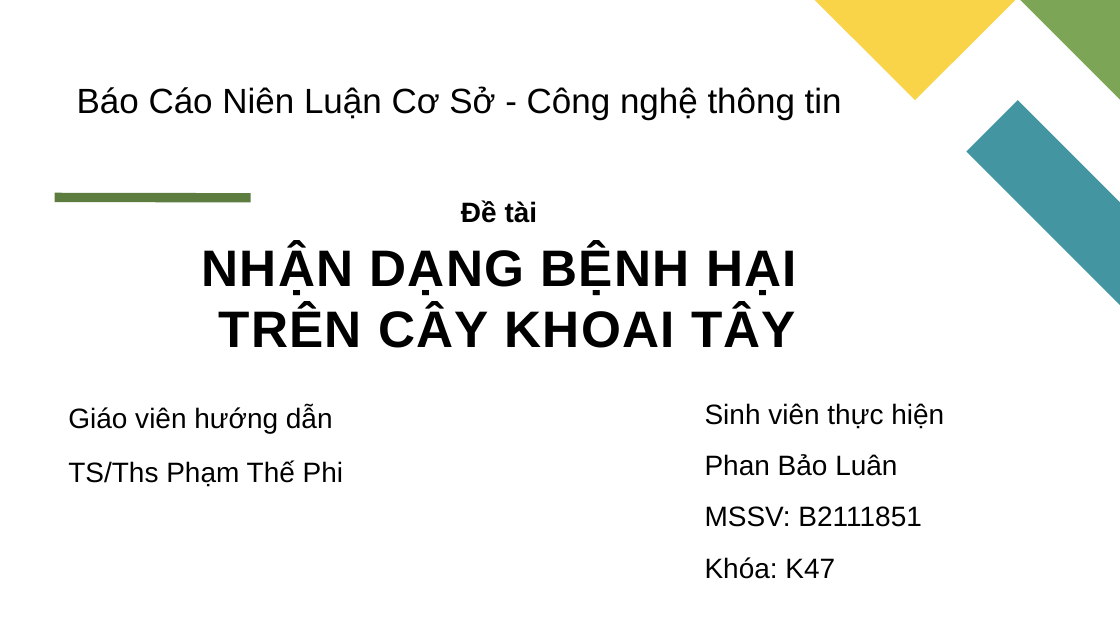
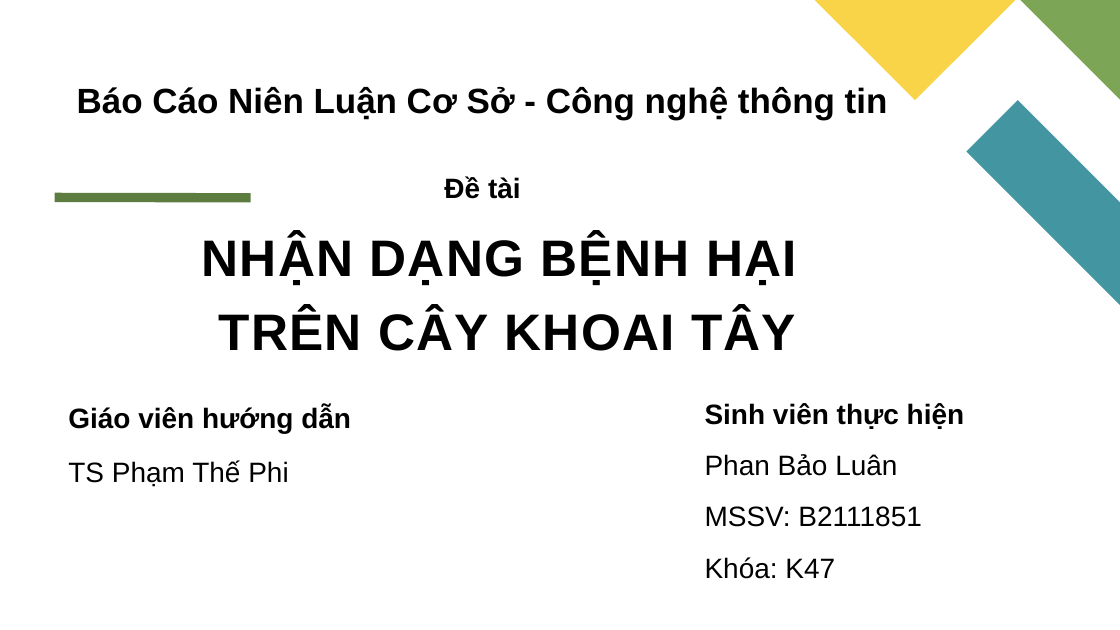
Before and after one commit to LuanPhan2911/potato_disease_classification, a slide deck: slide 1 of reports/B2111851_PhanBaoLuan_NLCS.pptx. Drawn at 1120x630 pixels with LibreOffice and Linux fonts; fonts in the diff are those of the drawing. Boxes give left, top, right and bottom in pixels: in the first picture for what was removed or moved away, otherwise in the second. Text is boxed around its words. In the diff, an @@ line names an element or a change of style, - is before the commit and + after.

```diff
--- a/reports/B2111851_PhanBaoLuan_NLCS.pptx
+++ b/reports/B2111851_PhanBaoLuan_NLCS.pptx
@@ text "Báo Cáo Niên Luận Cơ ..." at <box>77,87,888,120</box>: bold on @@
@@ text "Đề tài": place and size @@
-text "Đề tài" at <box>461,200,538,223</box>
+text "Đề tài" at <box>444,176,521,199</box>
@@ title "NHẬN DẠNG BỆNH HẠI TRÊN ..." at <box>202,235,797,351</box>: line spacing 1 to 1.2 @@
@@ text at <box>68,406,351,433</box>: bold on in "Giáo viên hướng dẫn" @@
@@ text at <box>705,403,965,429</box>: bold on in "Sinh viên thực hiện" @@
@@ text at <box>68,461,288,487</box>: text changed @@
-TS/Ths Phạm Thế Phi
+TS Phạm Thế Phi
```
Also in this commit, not shown: 4 other slides changed, 7 slides added, 4 slides removed, 3 other files.
